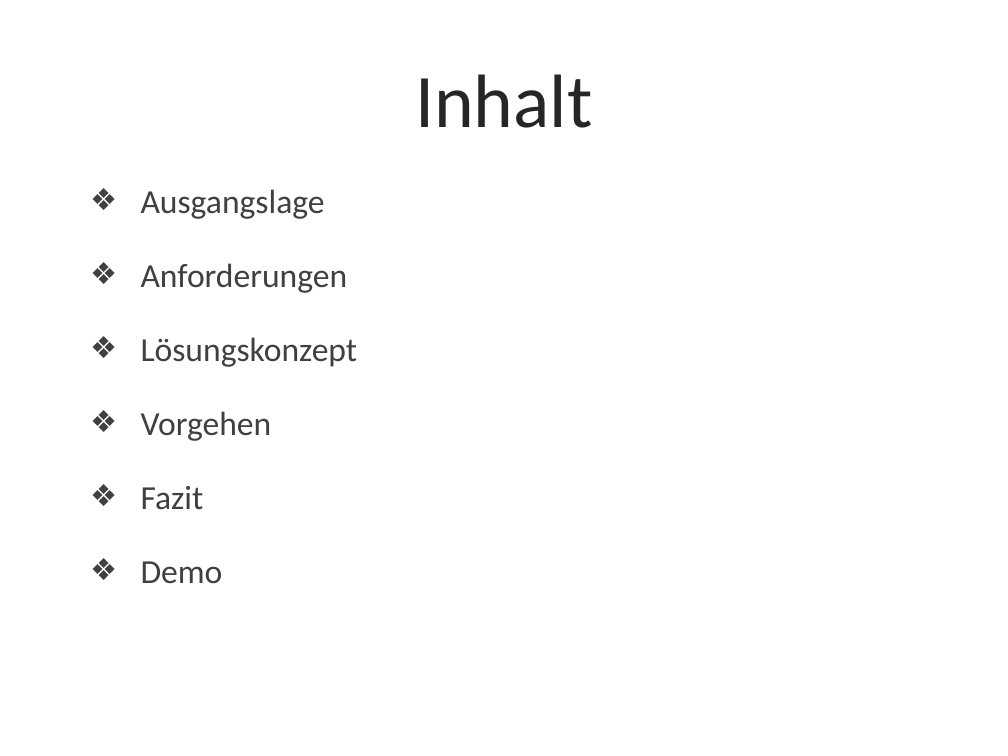
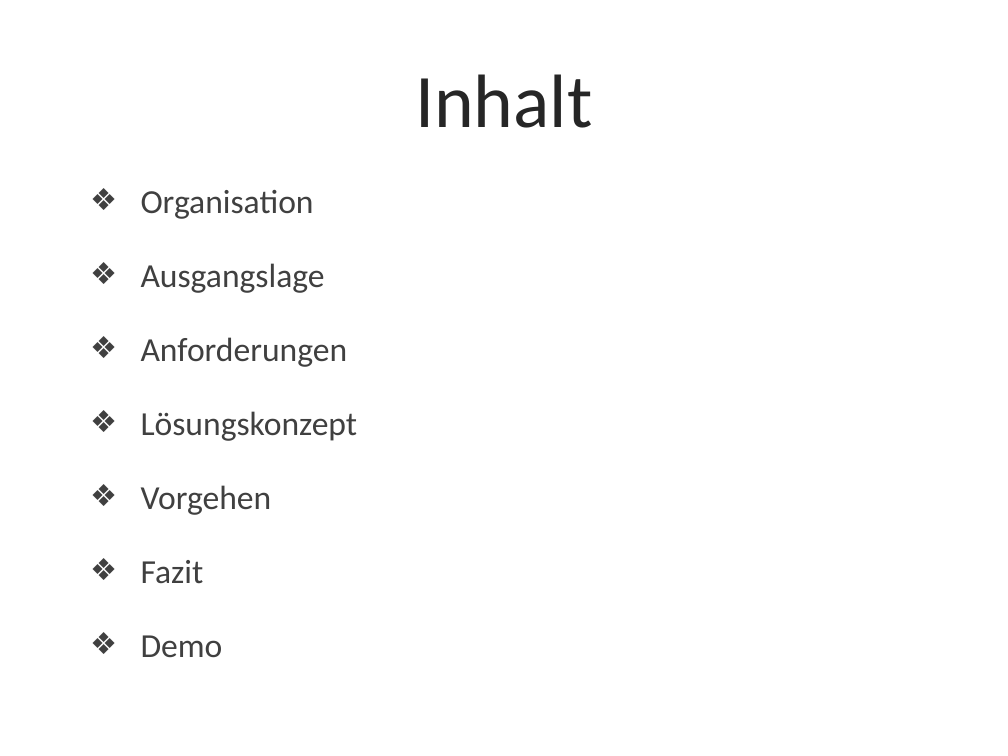
Before and after one commit to smowdy/bfh_projekt_1, a slide deck: slide 2 of doc/PP_Arcade_V1.pptx. Drawn at 1008x756 pixels with LibreOffice and Linux fonts; fonts in the diff are those of the drawing; background and template pictures are left out. Boxes give left, top, right and bottom in pixels: in the first picture for what was removed or moved away, otherwise in the second. Text is boxed around its words. In the diff, an @@ line names an element or a change of style, - is before the commit and + after.

```diff
--- a/doc/PP_Arcade_V1.pptx
+++ b/doc/PP_Arcade_V1.pptx
@@ text at (x1=141, y1=190, x2=314, y2=219): paragraph added @@
+❖ Organisation
```
Also in this commit, not shown: 2 other slides changed, 1 slide added.
